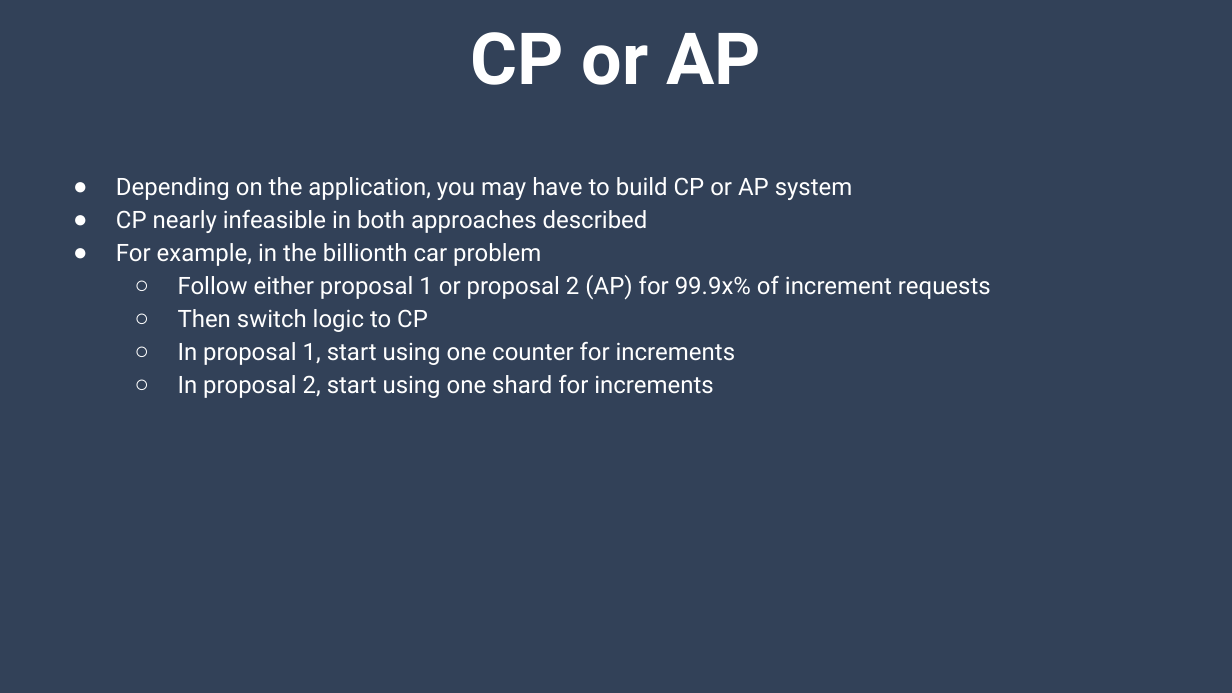
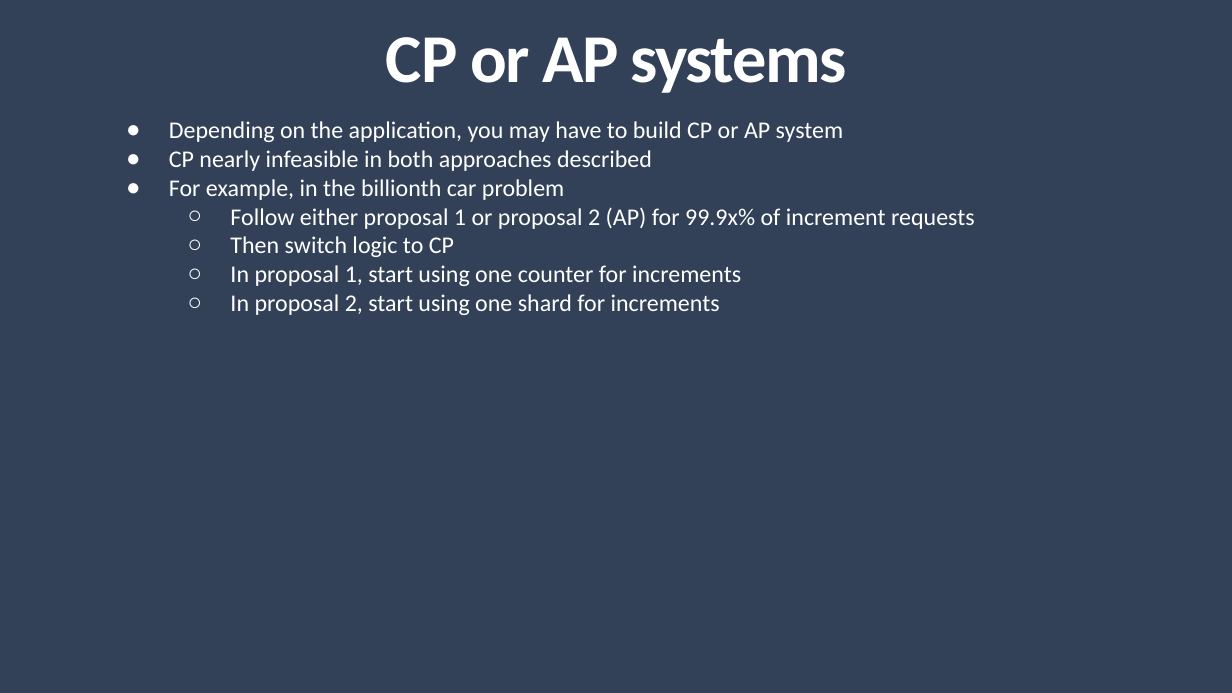
Before and after one commit to rvats/ikmaster, a slide deck: slide 8 of __Notes/DistributedCounter.pptx (slide 16 before the commit). Drawn at 1232x693 pixels with LibreOffice and Linux fonts; fonts in the diff are those of the drawing; background and template pictures are left out. Boxes give left, top, right and bottom in pixels: in the first picture for what was removed or moved away, otherwise in the second. Text is boxed around its words. In the diff, an @@ line names an element or a change of style, - is before the commit and + after.

Commit message:
Updating Distributed Counter Solution

```diff
--- a/__Notes/DistributedCounter.pptx
+++ b/__Notes/DistributedCounter.pptx
@@ title at [385,37,847,93]: text changed; size 42 to 40 pt; font Roboto to Calibri @@
-CP or AP
+CP or AP systems
@@ text "Depending on the application, you ...": place and size @@
-text "Depending on the application, you ..." at [116,177,991,398]
+text "Depending on the application, you ..." at [169,121,975,315]
@@ text "Depending on the application, you ..." at [169,121,975,315]: font Roboto to Calibri; line spacing 1.15 to 1 @@
```
Also in this commit, not shown: 4 other slides changed, 3 slides added, 11 slides removed, 5 other files.
